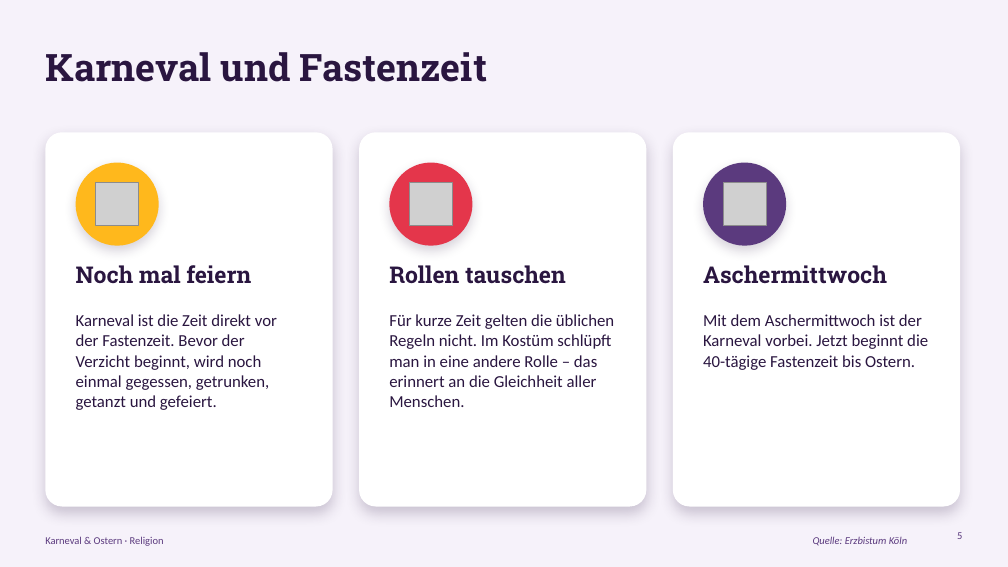
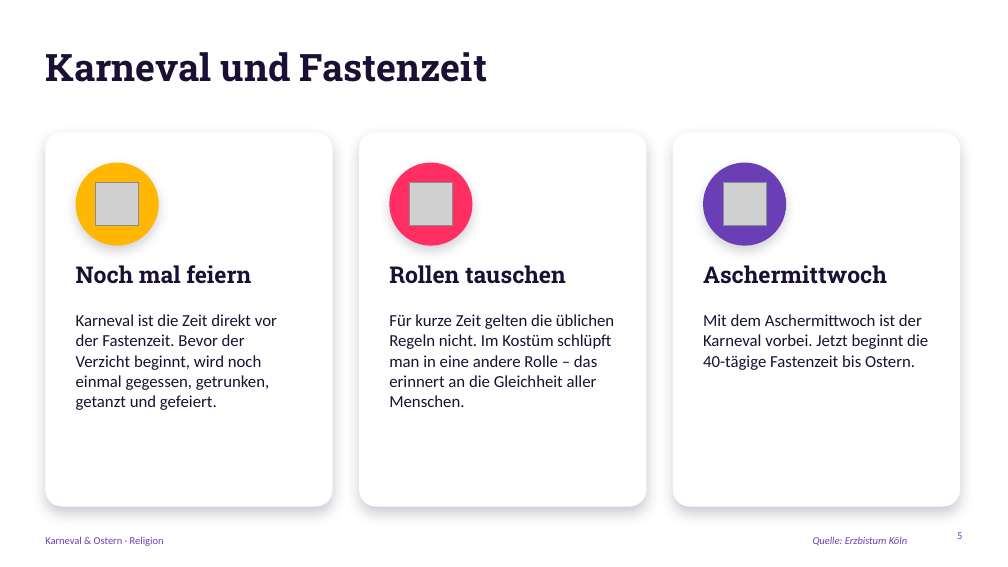
Before and after one commit to Flxrian/Erinnerung, a slide deck: slide 5 of Karneval_und_Ostern.pptx. Drawn at 1008x567 pixels with LibreOffice and Linux fonts; fonts in the diff are those of the drawing; grey boxes stand for pictures; background and template pictures are left out. Boxes give left, top, right and bottom in pixels: in the first picture for what was removed or moved away, otherwise in the second. Text is boxed around its words. In the diff, an @@ line names an element or a change of style, - is before the commit and + after.

```diff
--- a/Karneval_und_Ostern.pptx
+++ b/Karneval_und_Ostern.pptx
@@ background #F6F2FA to picture (left out) @@
@@ shadow changed in 3 elements at (x1=45, y1=132, x2=333, y2=507), (x1=359, y1=132, x2=647, y2=507), (x1=673, y1=132, x2=960, y2=507) @@
@@ ellipse at (x1=76, y1=163, x2=159, y2=246): fill #FFB81C to #FFB703; shadow changed @@
@@ ellipse at (x1=389, y1=163, x2=473, y2=246): fill #E4364B to #FF2E63; shadow changed @@
@@ ellipse at (x1=703, y1=163, x2=786, y2=246): fill #5B3A7E to #6A3FB5; shadow changed @@
@@ text colour #2A1640 to #1A1033 in 7 elements at (x1=45, y1=52, x2=487, y2=82), (x1=76, y1=265, x2=251, y2=284), (x1=76, y1=314, x2=277, y2=410), (x1=389, y1=265, x2=566, y2=284), (x1=389, y1=314, x2=614, y2=407), (x1=703, y1=265, x2=887, y2=284), (x1=703, y1=314, x2=928, y2=370) @@
@@ text colour #5B3A7E to #6A3FB5 in 3 elements at (x1=813, y1=536, x2=907, y2=546), (x1=957, y1=532, x2=962, y2=539), (x1=45, y1=536, x2=164, y2=546) @@
```
Also in this commit, not shown: 17 other slides changed.
